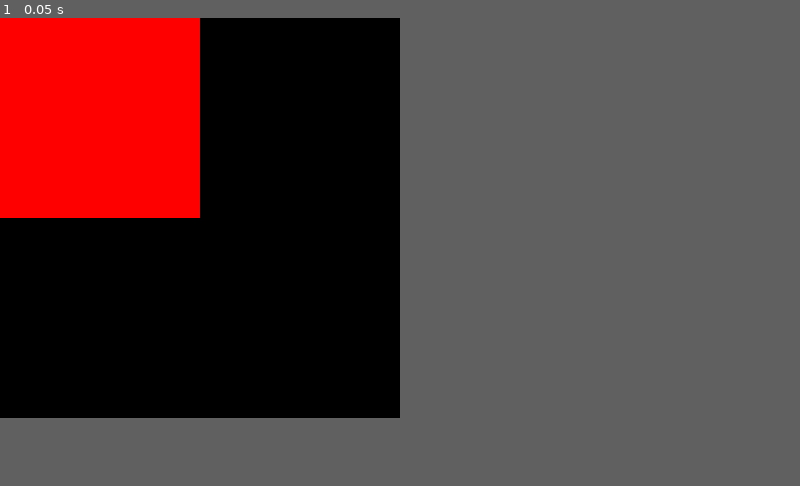
Above: before the commit, frame 1.
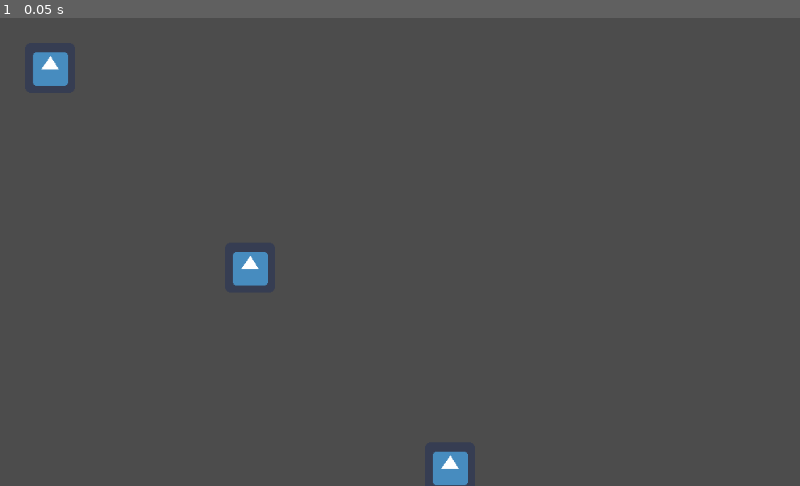
Above: after the commit, the same moment.

Repository: AmossGuy/BLAWK-remake
Game: Godot game, scene res://level1.tscn
Same seed, same stepped clock (60 frames per second), same inputs: the game is played once before the commit and once after it. Before the commit the project starts from res://startup/startup.tscn. The engine's default icon, where the game draws it, is replaced by a stand-in: a white triangle on a blue panel in a dark square.
Inputs:
- Up to frame 1 (0.05 s): no input
In our replay, the window is 400x400 before the commit and 800x468 after it. These sizes can differ from the game's own. Grey fills any space a smaller window leaves; there, only what the larger window draws over its background counts as a difference.

The runs differ from the first frame. In frame 1, 43% of the frame differs, in the area x 0-59%, y 0-100%.

Commit message:
clean up old stuff

Diff:
--- a/graphics/closebutton/hover.svg
+++ /dev/null
@@ -1,69 +0,0 @@
-<?xml version="1.0" encoding="UTF-8" standalone="no"?>
-<svg
-   xmlns:dc="http://purl.org/dc/elements/1.1/"
-   xmlns:cc="http://creativecommons.org/ns#"
-   xmlns:rdf="http://www.w3.org/1999/02/22-rdf-syntax-ns#"
-   xmlns:svg="http://www.w3.org/2000/svg"
-   xmlns="http://www.w3.org/2000/svg"
-   xmlns:sodipodi="http://sodipodi.sourceforge.net/DTD/sodipodi-0.dtd"
-   xmlns:inkscape="http://www.inkscape.org/namespaces/inkscape"
-   sodipodi:docname="hover.svg"
-   inkscape:version="1.0 (4035a4fb49, 2020-05-01)"
-   id="svg8"
-   version="1.1"
-   viewBox="0 0 8.4666665 8.4666669"
-   height="32"
-   width="32">
-  <defs
-     id="defs2" />
-  <sodipodi:namedview
-     showborder="true"
-     inkscape:pagecheckerboard="true"
-     inkscape:window-maximized="1"
-     inkscape:window-y="27"
-     inkscape:window-x="0"
-     inkscape:window-height="1016"
-     inkscape:window-width="1920"
-     guidetolerance="20"
-     units="px"
-     showgrid="true"
-     inkscape:document-rotation="0"
-     inkscape:current-layer="layer1"
-     inkscape:document-units="mm"
-     inkscape:cy="17.686646"
-     inkscape:cx="9.0851562"
-     inkscape:zoom="11.313708"
-     inkscape:pageshadow="2"
-     inkscape:pageopacity="0"
-     borderopacity="1"
-     bordercolor="#000000"
-     pagecolor="#777777"
-     id="base">
-    <inkscape:grid
-       empspacing="8"
-       id="grid1943"
-       type="xygrid" />
-  </sodipodi:namedview>
-  <metadata
-     id="metadata5">
-    <rdf:RDF>
-      <cc:Work
-         rdf:about="">
-        <dc:format>image/svg+xml</dc:format>
-        <dc:type
-           rdf:resource="http://purl.org/dc/dcmitype/StillImage" />
-        <dc:title></dc:title>
-      </cc:Work>
-    </rdf:RDF>
-  </metadata>
-  <g
-     id="layer1"
-     inkscape:groupmode="layer"
-     inkscape:label="Layer 1">
-    <path
-       sodipodi:nodetypes="ccccccccccccc"
-       id="path1963"
-       d="m 7.4083332,7.9374999 0.5291667,-0.5291667 -3.175,-3.1749999 3.175,-3.175 -0.5291667,-0.52916664 -3.1749999,3.17499994 -3.175,-3.17499994 -0.52916664,0.52916664 3.17499994,3.175 -3.17499993,3.175 0.52916663,0.5291666 3.175,-3.175 z"
-       style="fill:#b3b3b3;stroke:none;stroke-width:0.264583px;stroke-linecap:butt;stroke-linejoin:miter;stroke-opacity:1;fill-opacity:1" />
-  </g>
-</svg>
--- a/graphics/closebutton/normal.svg
+++ /dev/null
@@ -1,69 +0,0 @@
-<?xml version="1.0" encoding="UTF-8" standalone="no"?>
-<svg
-   xmlns:dc="http://purl.org/dc/elements/1.1/"
-   xmlns:cc="http://creativecommons.org/ns#"
-   xmlns:rdf="http://www.w3.org/1999/02/22-rdf-syntax-ns#"
-   xmlns:svg="http://www.w3.org/2000/svg"
-   xmlns="http://www.w3.org/2000/svg"
-   xmlns:sodipodi="http://sodipodi.sourceforge.net/DTD/sodipodi-0.dtd"
-   xmlns:inkscape="http://www.inkscape.org/namespaces/inkscape"
-   sodipodi:docname="normal.svg"
-   inkscape:version="1.0 (4035a4fb49, 2020-05-01)"
-   id="svg8"
-   version="1.1"
-   viewBox="0 0 8.4666665 8.4666669"
-   height="32"
-   width="32">
-  <defs
-     id="defs2" />
-  <sodipodi:namedview
-     showborder="true"
-     inkscape:pagecheckerboard="true"
-     inkscape:window-maximized="1"
-     inkscape:window-y="27"
-     inkscape:window-x="0"
-     inkscape:window-height="1016"
-     inkscape:window-width="1920"
-     guidetolerance="20"
-     units="px"
-     showgrid="true"
-     inkscape:document-rotation="0"
-     inkscape:current-layer="layer1"
-     inkscape:document-units="mm"
-     inkscape:cy="17.686646"
-     inkscape:cx="26.099913"
-     inkscape:zoom="11.313708"
-     inkscape:pageshadow="2"
-     inkscape:pageopacity="0"
-     borderopacity="1"
-     bordercolor="#000000"
-     pagecolor="#777777"
-     id="base">
-    <inkscape:grid
-       empspacing="8"
-       id="grid1943"
-       type="xygrid" />
-  </sodipodi:namedview>
-  <metadata
-     id="metadata5">
-    <rdf:RDF>
-      <cc:Work
-         rdf:about="">
-        <dc:format>image/svg+xml</dc:format>
-        <dc:type
-           rdf:resource="http://purl.org/dc/dcmitype/StillImage" />
-        <dc:title></dc:title>
-      </cc:Work>
-    </rdf:RDF>
-  </metadata>
-  <g
-     id="layer1"
-     inkscape:groupmode="layer"
-     inkscape:label="Layer 1">
-    <path
-       sodipodi:nodetypes="ccccccccccccc"
-       id="path1963"
-       d="m 7.4083332,7.9374999 0.5291667,-0.5291667 -3.175,-3.1749999 3.175,-3.175 -0.5291667,-0.52916664 -3.1749999,3.17499994 -3.175,-3.17499994 -0.52916664,0.52916664 3.17499994,3.175 -3.17499993,3.175 0.52916663,0.5291666 3.175,-3.175 z"
-       style="fill:#ffffff;stroke:none;stroke-width:0.264583px;stroke-linecap:butt;stroke-linejoin:miter;stroke-opacity:1;fill-opacity:1" />
-  </g>
-</svg>
--- a/graphics/closebutton/pressed.svg
+++ /dev/null
@@ -1,69 +0,0 @@
-<?xml version="1.0" encoding="UTF-8" standalone="no"?>
-<svg
-   xmlns:dc="http://purl.org/dc/elements/1.1/"
-   xmlns:cc="http://creativecommons.org/ns#"
-   xmlns:rdf="http://www.w3.org/1999/02/22-rdf-syntax-ns#"
-   xmlns:svg="http://www.w3.org/2000/svg"
-   xmlns="http://www.w3.org/2000/svg"
-   xmlns:sodipodi="http://sodipodi.sourceforge.net/DTD/sodipodi-0.dtd"
-   xmlns:inkscape="http://www.inkscape.org/namespaces/inkscape"
-   sodipodi:docname="pressed.svg"
-   inkscape:version="1.0 (4035a4fb49, 2020-05-01)"
-   id="svg8"
-   version="1.1"
-   viewBox="0 0 8.4666665 8.4666669"
-   height="32"
-   width="32">
-  <defs
-     id="defs2" />
-  <sodipodi:namedview
-     showborder="true"
-     inkscape:pagecheckerboard="true"
-     inkscape:window-maximized="1"
-     inkscape:window-y="27"
-     inkscape:window-x="0"
-     inkscape:window-height="1016"
-     inkscape:window-width="1920"
-     guidetolerance="20"
-     units="px"
-     showgrid="true"
-     inkscape:document-rotation="0"
-     inkscape:current-layer="layer1"
-     inkscape:document-units="mm"
-     inkscape:cy="17.686646"
-     inkscape:cx="9.0851562"
-     inkscape:zoom="11.313708"
-     inkscape:pageshadow="2"
-     inkscape:pageopacity="0"
-     borderopacity="1"
-     bordercolor="#000000"
-     pagecolor="#777777"
-     id="base">
-    <inkscape:grid
-       empspacing="8"
-       id="grid1943"
-       type="xygrid" />
-  </sodipodi:namedview>
-  <metadata
-     id="metadata5">
-    <rdf:RDF>
-      <cc:Work
-         rdf:about="">
-        <dc:format>image/svg+xml</dc:format>
-        <dc:type
-           rdf:resource="http://purl.org/dc/dcmitype/StillImage" />
-        <dc:title></dc:title>
-      </cc:Work>
-    </rdf:RDF>
-  </metadata>
-  <g
-     id="layer1"
-     inkscape:groupmode="layer"
-     inkscape:label="Layer 1">
-    <path
-       sodipodi:nodetypes="ccccccccccccc"
-       id="path1963"
-       d="m 7.6729166,8.2020833 0.5291667,-0.5291667 -3.175,-3.1749999 3.175,-3.175 L 7.6729166,0.79375006 4.4979167,3.96875 l -3.175,-3.17499994 -0.52916667,0.52916664 3.17499997,3.175 -3.17499996,3.175 0.52916666,0.5291666 3.175,-3.175 z"
-       style="fill:#999999;fill-opacity:1;stroke:none;stroke-width:0.264583px;stroke-linecap:butt;stroke-linejoin:miter;stroke-opacity:1" />
-  </g>
-</svg>
--- a/project.godot
+++ b/project.godot
@@ -16,13 +16,11 @@
 [application]
 
 config/name="BLAWK Remake"
-run/main_scene="res://startup/startup.tscn"
+run/main_scene="res://level1.tscn"
 config/icon="res://icon.png"
 
 [display]
 
-window/size/width=1
-window/size/height=1
 window/size/resizable=false
 window/per_pixel_transparency/allowed=true
 window/per_pixel_transparency/enabled=true
--- a/scripts/CloseButton.gd
+++ /dev/null
@@ -1,4 +0,0 @@
-extends BaseButton
-
-func _pressed():
-	get_tree().quit()
--- a/scripts/WindowDragArea.gd
+++ /dev/null
@@ -1,16 +0,0 @@
-extends Control
-
-var drag_point = null
-
-func _gui_input(e):
-	if e is InputEventMouseButton:
-		if e.button_index == BUTTON_LEFT:
-			if e.pressed:
-				Input.set_mouse_mode(Input.MOUSE_MODE_CONFINED)
-				drag_point = get_local_mouse_position()
-			else:
-				Input.set_mouse_mode(Input.MOUSE_MODE_VISIBLE)
-				drag_point = null
-	elif e is InputEventMouseMotion:
-		if drag_point != null:
-			OS.window_position += get_global_mouse_position() - drag_point
--- a/startup/startup.gd
+++ /dev/null
@@ -1,12 +0,0 @@
-extends Node2D
-
-export(Array, String) var levels;
-
-func _ready():
-	get_tree().get_root().set_transparent_background(true)
-
-	var w_scene = load("res://window/window.tscn")
-	var w_instance = w_scene.instance()
-	add_child(w_instance)
-
-	OS.window_size = Vector2(400, 400)
--- a/startup/startup.tscn
+++ /dev/null
@@ -1,7 +0,0 @@
-[gd_scene load_steps=2 format=2]
-
-[ext_resource path="res://startup/startup.gd" type="Script" id=1]
-
-[node name="Node2D" type="Node2D"]
-script = ExtResource( 1 )
-levels = [ "res://level1.tscn" ]
--- a/window.tscn
+++ /dev/null
@@ -1,82 +0,0 @@
-[gd_scene load_steps=5 format=2]
-
-[ext_resource path="res://scripts/CloseButton.gd" type="Script" id=1]
-[ext_resource path="res://scripts/WindowDragArea.gd" type="Script" id=2]
-[ext_resource path="res://level1.tscn" type="PackedScene" id=3]
-
-[sub_resource type="World" id=1]
-
-[node name="Window" type="Control"]
-anchor_right = 1.0
-anchor_bottom = 1.0
-__meta__ = {
-"_edit_use_anchors_": false
-}
-
-[node name="VBoxContainer" type="VBoxContainer" parent="."]
-anchor_right = 1.0
-anchor_bottom = 1.0
-custom_constants/separation = 0
-__meta__ = {
-"_edit_use_anchors_": false
-}
-
-[node name="MarginContainer" type="MarginContainer" parent="VBoxContainer"]
-margin_right = 500.0
-margin_bottom = 20.0
-
-[node name="ColorRect" type="ColorRect" parent="VBoxContainer/MarginContainer"]
-margin_right = 500.0
-margin_bottom = 20.0
-color = Color( 0.430483, 0.207, 0.46, 1 )
-
-[node name="HBoxContainer" type="HBoxContainer" parent="VBoxContainer/MarginContainer"]
-margin_right = 500.0
-margin_bottom = 20.0
-custom_constants/separation = 0
-__meta__ = {
-"_edit_use_anchors_": false
-}
-
-[node name="MarginContainer" type="MarginContainer" parent="VBoxContainer/MarginContainer/HBoxContainer"]
-margin_right = 480.0
-margin_bottom = 20.0
-size_flags_horizontal = 3
-custom_constants/margin_left = 3
-script = ExtResource( 2 )
-
-[node name="Label" type="Label" parent="VBoxContainer/MarginContainer/HBoxContainer/MarginContainer"]
-margin_left = 3.0
-margin_top = 3.0
-margin_right = 480.0
-margin_bottom = 17.0
-text = "Window"
-
-[node name="MarginContainer2" type="MarginContainer" parent="VBoxContainer/MarginContainer/HBoxContainer"]
-margin_left = 480.0
-margin_right = 500.0
-margin_bottom = 20.0
-custom_constants/margin_right = 0
-
-[node name="CloseButton" type="Button" parent="VBoxContainer/MarginContainer/HBoxContainer/MarginContainer2"]
-margin_right = 20.0
-margin_bottom = 20.0
-size_flags_horizontal = 10
-text = "X"
-flat = true
-script = ExtResource( 1 )
-
-[node name="ViewportContainer" type="ViewportContainer" parent="VBoxContainer"]
-margin_top = 20.0
-margin_right = 500.0
-margin_bottom = 500.0
-size_flags_vertical = 3
-
-[node name="Viewport" type="Viewport" parent="VBoxContainer/ViewportContainer"]
-size = Vector2( 500, 480 )
-own_world = true
-world = SubResource( 1 )
-handle_input_locally = false
-render_target_update_mode = 3
-
-[node name="Node2D" parent="VBoxContainer/ViewportContainer/Viewport" instance=ExtResource( 3 )]
--- a/window/window.tscn
+++ /dev/null
@@ -1,29 +0,0 @@
-[gd_scene format=2]
-
-[node name="Control" type="Control"]
-margin_right = 200.0
-margin_bottom = 200.0
-size_flags_horizontal = 3
-size_flags_vertical = 3
-__meta__ = {
-"_edit_use_anchors_": false
-}
-
-[node name="MarginContainer" type="MarginContainer" parent="."]
-anchor_right = 1.0
-anchor_bottom = 1.0
-size_flags_horizontal = 3
-size_flags_vertical = 3
-__meta__ = {
-"_edit_use_anchors_": false
-}
-
-[node name="ColorRect" type="ColorRect" parent="MarginContainer"]
-margin_right = 200.0
-margin_bottom = 200.0
-size_flags_horizontal = 3
-size_flags_vertical = 3
-color = Color( 1, 0, 0, 1 )
-__meta__ = {
-"_edit_use_anchors_": false
-}
Not shown, removed: graphics/closebutton/hover.svg.import
Not shown, removed: graphics/closebutton/normal.svg.import
Not shown, removed: graphics/closebutton/pressed.svg.import
